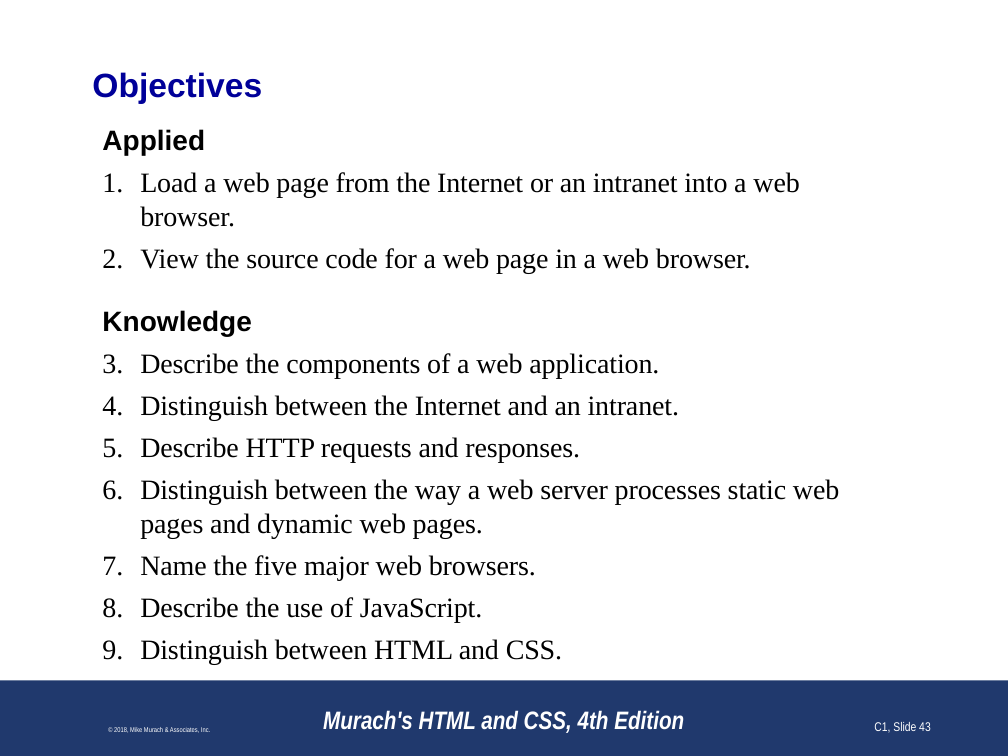
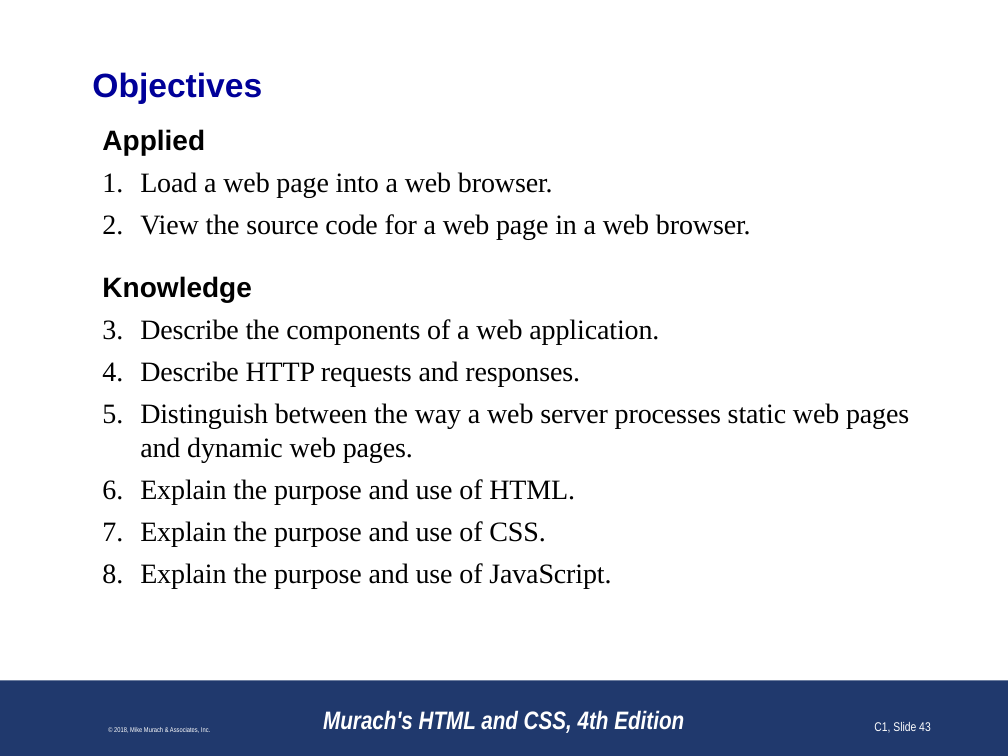
Before and after one commit to paulsmithkc/awd1000_base_lab_and_homework, a slide deck: slide 43 of murach_html_4e/slides/Chapter 1 slides (Revised).pptx. Drawn at 1008x756 pixels with LibreOffice and Linux fonts; fonts in the diff are those of the drawing; background and template pictures are left out. Boxes give left, top, right and bottom in pixels: in the first picture for what was removed or moved away, otherwise in the second. Text is boxed around its words. In the diff, an @@ line names an element or a change of style, - is before the commit and + after.

```diff
--- a/murach_html_4e/slides/Chapter 1 slides (Revised).pptx
+++ b/murach_html_4e/slides/Chapter 1 slides (Revised).pptx
@@ text at bbox=[140, 172, 553, 198]: text changed @@
-1. Load a web page from the Internet or an intranet into a web browser.
+1. Load a web page into a web browser.
@@ text at bbox=[140, 395, 679, 420]: paragraph removed @@
-2. Distinguish between the Internet and an intranet.
@@ text at bbox=[140, 479, 611, 589]: text changed @@
-5. Name the five major web browsers.
-6. Describe the use of JavaScript.
-7. Distinguish between HTML and CSS.
+4. Explain the purpose and use of HTML.
+5. Explain the purpose and use of CSS.
+6. Explain the purpose and use of JavaScript.
```
Also in this commit, not shown: 21 other slides changed.
